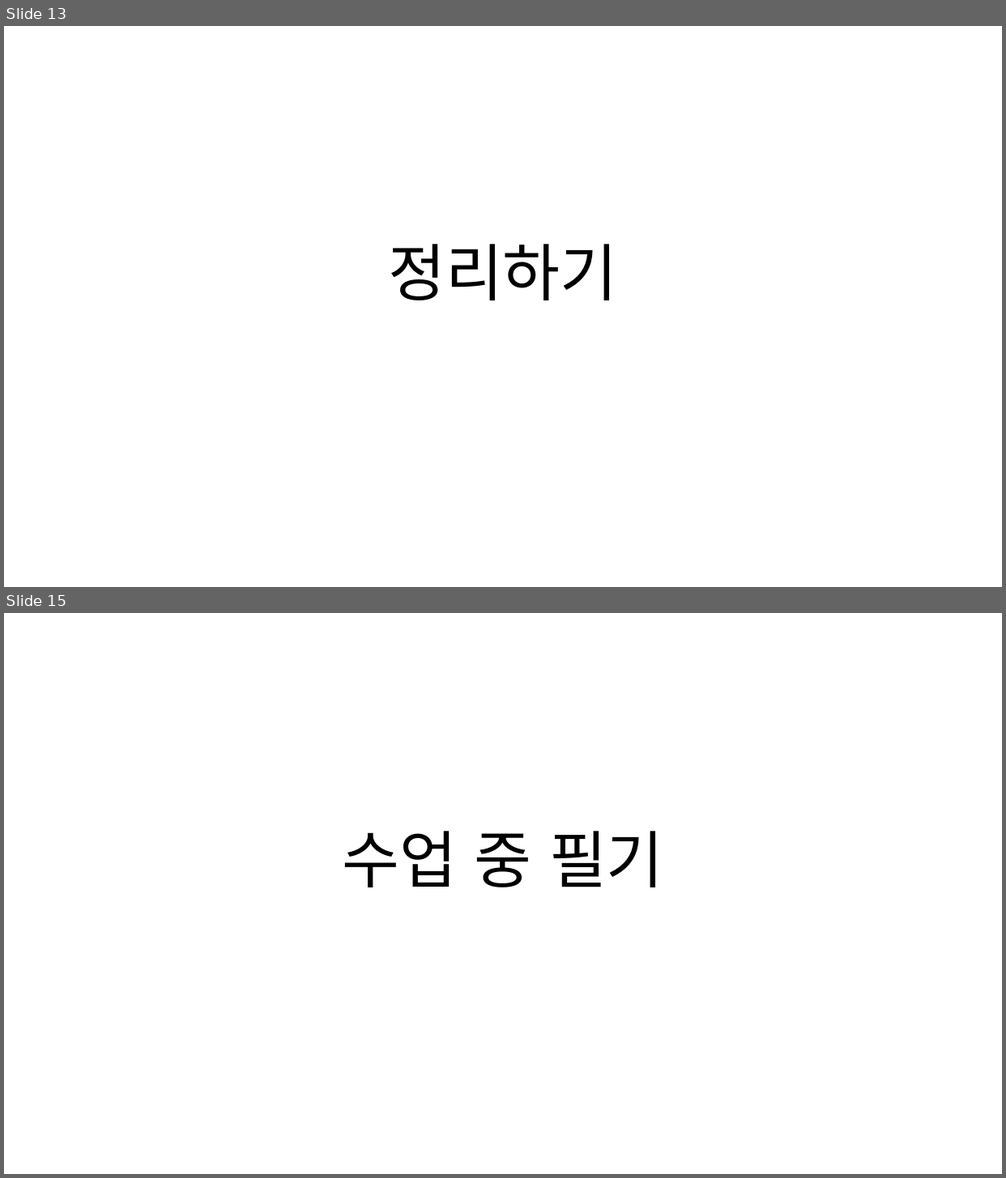
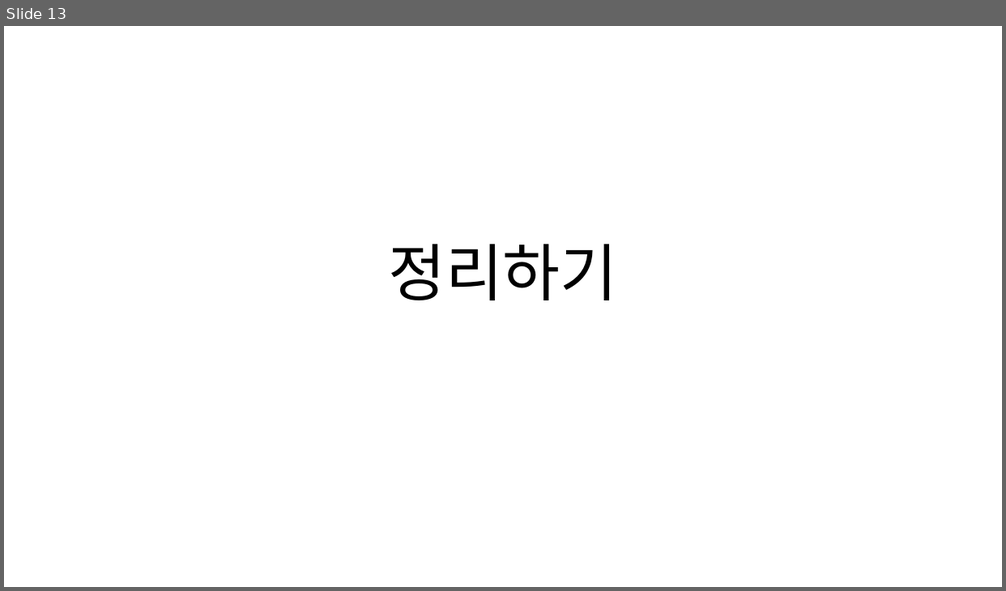
Before and after one commit to blueduckgraymouse/KOPO_SoftwareCoding, a slide deck: 데이터베이스/1장/35_임현덕_20220509.pptx. Shown one above the other, each under a label of ours: slides 13 and 15 before the commit, slide 13 after it; the slides between them are not shown. The pictures are 1006x1178 and 1006x591 pixels, drawn with LibreOffice and Linux fonts; fonts in the diff are those of the drawing. Boxes give left, top, right and bottom in pixels: in the first picture for what was removed or moved away, otherwise in the second. Text is boxed around its words. In the diff, an @@ line names an element or a change of style, - is before the commit and + after.

```diff
--- a/데이터베이스/1장/35_임현덕_20220509.pptx
+++ b/데이터베이스/1장/35_임현덕_20220509.pptx
@@ slide 15 removed at (x1=4, y1=613, x2=1002, y2=1174), background #FFFFFF @@
@@ title removed at (x1=342, y1=831, x2=664, y2=888) @@
-수업 중 필기
```
Also in this commit, not shown: 2 slides added, 3 other slides removed, 6 other files.
